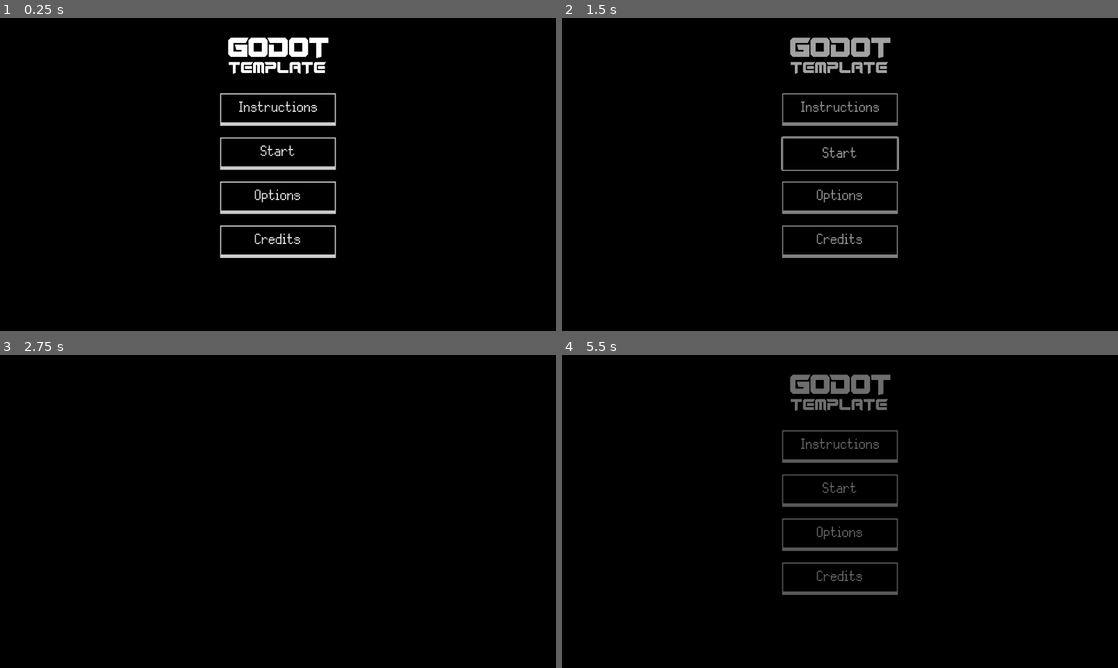
Above: before the commit, frames 1-4 (two rows, left to right).
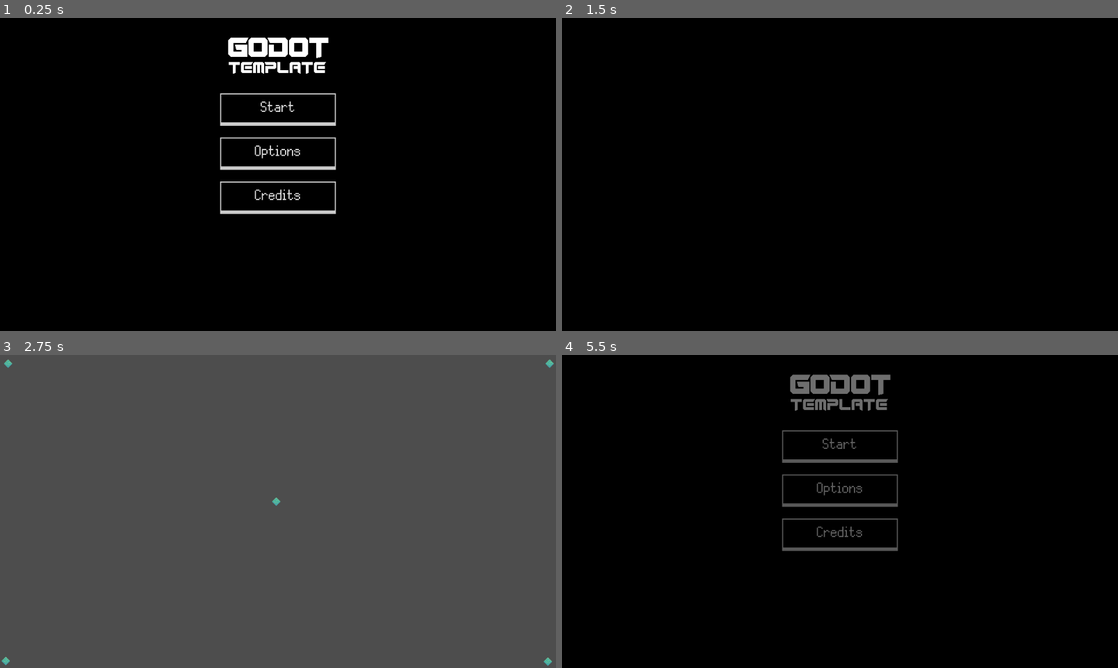
Above: after the commit, the same moments.

Repository: hawkstein/godot-2d-template
Game: Godot game, scene res://utils/ui/main_menu.tscn
The game is run twice, just before and just after one commit, with the same random seed, the same clock (stepped at 60 frames per second) and the same inputs.
Inputs (mouse positions are in pixels of both pictures, inside the frame that each line leads up to):
- Up to frame 1 (0.25 s): no input
- Up to frame 2 (1.5 s): click (840, 108) at 0.5 s, where only the run before the commit has a clickable "Instructions"; click "Start" at 1.25 s
- Up to frame 3 (2.75 s): click (278, 489) at 2 s, where only the run before the commit has a clickable "Start"
- Up to frame 4 (5.5 s): tap Enter (ui_accept) at 2.75, 3.02, 3.77 s; move the mouse to (962, 495) at 2.77 s; move the mouse to (728, 527) at 3.52 s; move the mouse to (895, 442) at 4.27 s; click "Start" at 5 s

The runs differ from the first frame. In frame 1, 0.9% of the frame differs, in the area x 39-61%, y 26-77%; in frame 2, 3.3%; in frame 3, 100%, in the area x 0-100%, y 0-100%; in frame 4, 0.9%.

Commit message:
setup a fancier button with audio effects

Diff:
--- /dev/null
+++ b/utils/ui/fancy_button.gd
@@ -0,0 +1,15 @@
+extends Button
+
+
+@onready var over_stream_player: AudioStreamPlayer = $OverStreamPlayer
+@onready var pressed_stream_player: AudioStreamPlayer = $PressedStreamPlayer
+
+
+func _on_mouse_entered() -> void:
+	if not over_stream_player.playing:
+		over_stream_player.play()
+
+
+func _on_pressed() -> void:
+	if not pressed_stream_player.playing:
+		pressed_stream_player.play()
--- /dev/null
+++ b/utils/ui/fancy_button.tscn
@@ -0,0 +1,24 @@
+[gd_scene load_steps=4 format=3 uid="uid://bn3asyl3o2i63"]
+
+[ext_resource type="Script" uid="uid://dchp2kgb22jjp" path="res://utils/ui/fancy_button.gd" id="1_ndw33"]
+[ext_resource type="AudioStream" uid="uid://8yia1vrgv0c8" path="res://utils/ui/over2.wav" id="2_ny30c"]
+[ext_resource type="AudioStream" uid="uid://t2ilkwk3toul" path="res://utils/ui/pressed.wav" id="3_ac72r"]
+
+[node name="FancyButton" type="Button"]
+anchors_preset = 15
+anchor_right = 1.0
+anchor_bottom = 1.0
+grow_horizontal = 2
+grow_vertical = 2
+script = ExtResource("1_ndw33")
+
+[node name="OverStreamPlayer" type="AudioStreamPlayer" parent="."]
+stream = ExtResource("2_ny30c")
+bus = &"SFX"
+
+[node name="PressedStreamPlayer" type="AudioStreamPlayer" parent="."]
+stream = ExtResource("3_ac72r")
+bus = &"SFX"
+
+[connection signal="mouse_entered" from="." to="." method="_on_mouse_entered"]
+[connection signal="pressed" from="." to="." method="_on_pressed"]
--- a/utils/ui/main_menu.tscn
+++ b/utils/ui/main_menu.tscn
@@ -1,8 +1,9 @@
-[gd_scene load_steps=4 format=3 uid="uid://dfn6sijy2qq8n"]
+[gd_scene load_steps=5 format=3 uid="uid://dfn6sijy2qq8n"]
 
 [ext_resource type="Texture2D" uid="uid://4iakeclf4k4b" path="res://utils/ui/menu-header.png" id="1_1anft"]
 [ext_resource type="Script" uid="uid://dqn7tfj4acgyi" path="res://utils/ui/main_menu.gd" id="1_wyq4t"]
 [ext_resource type="Theme" uid="uid://bes7poiouimn8" path="res://utils/ui/default_theme.tres" id="1_xp5nu"]
+[ext_resource type="PackedScene" uid="uid://bn3asyl3o2i63" path="res://utils/ui/fancy_button.tscn" id="4_8naov"]
 
 [node name="MainMenu" type="Control"]
 layout_mode = 3
@@ -50,11 +51,7 @@
 texture = ExtResource("1_1anft")
 stretch_mode = 3
 
-[node name="InstructionsButton" type="Button" parent="MarginContainer/StartVBoxContainer"]
-layout_mode = 2
-text = "Instructions"
-
-[node name="StartButton" type="Button" parent="MarginContainer/StartVBoxContainer"]
+[node name="StartButton" parent="MarginContainer/StartVBoxContainer" instance=ExtResource("4_8naov")]
 layout_mode = 2
 text = "Start"
 
Not shown, added: utils/ui/fancy_button.gd.uid
Not shown, added: utils/ui/over.wav.import
Not shown, added: utils/ui/over2.wav.import
Not shown, added: utils/ui/pressed.wav.import
Not shown, added: utils/ui/over.wav
Not shown, added: utils/ui/over2.wav
Not shown, added: utils/ui/pressed.wav
